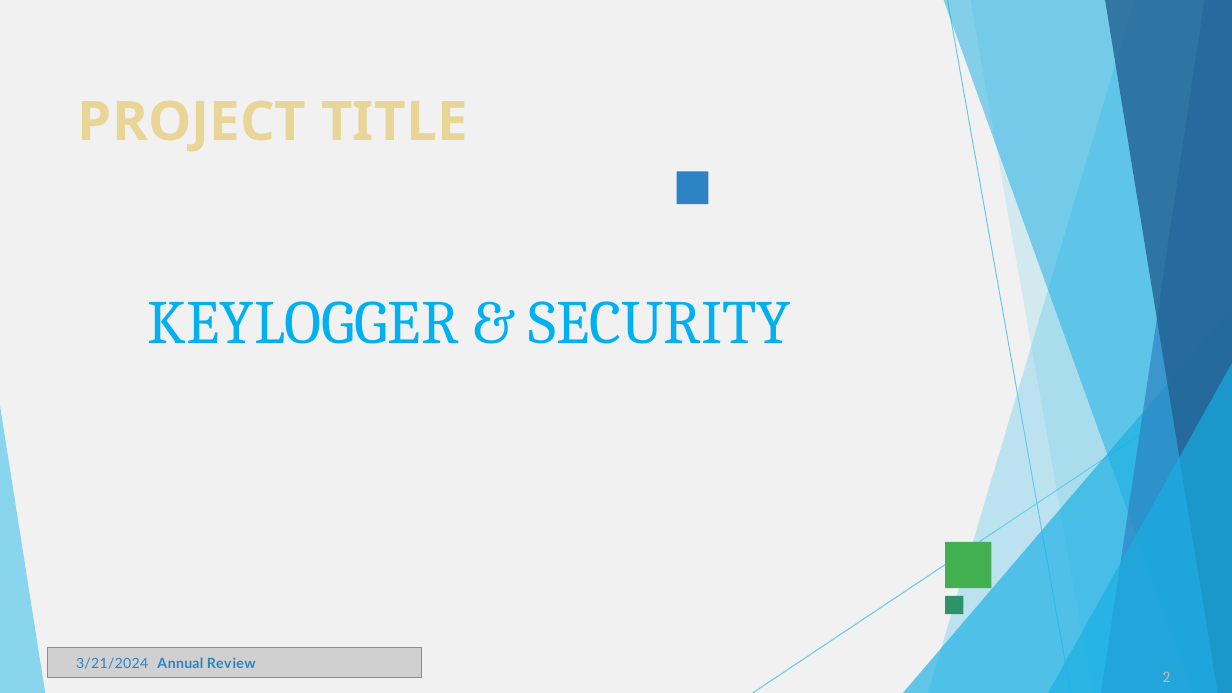
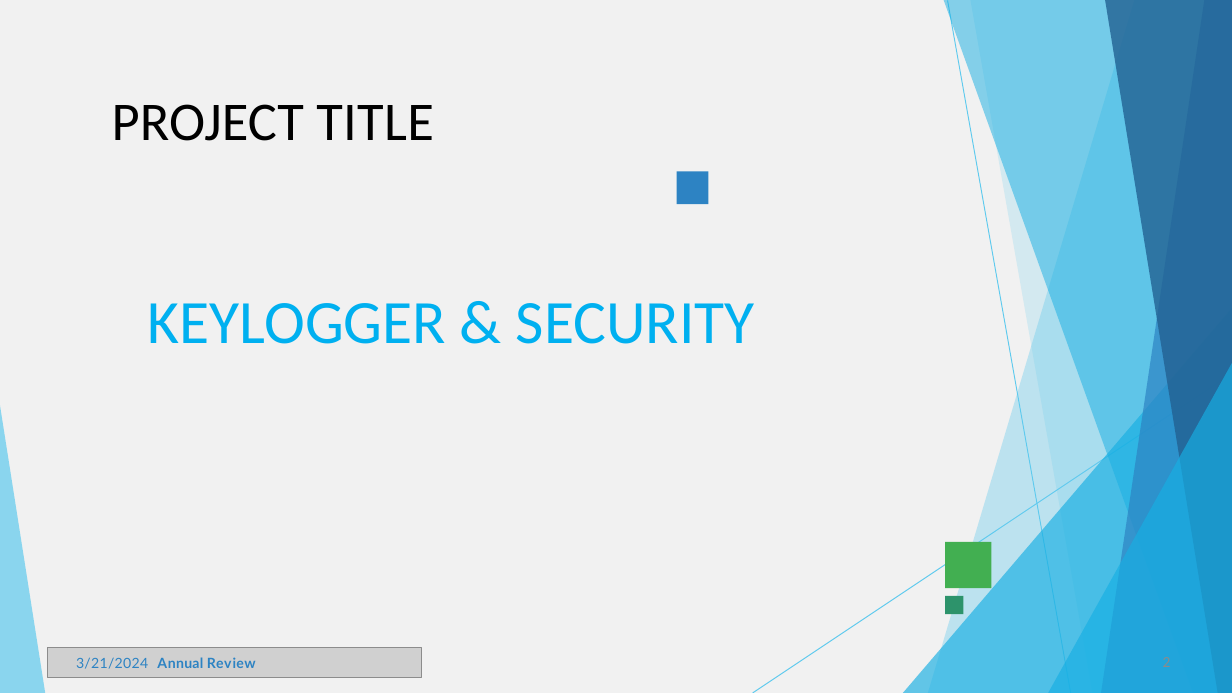
Before and after one commit to madeenavali/keyloger, a slide deck: slide 2 of Template_Presentation_Students.pptx. Drawn at 1232x693 pixels with LibreOffice and Linux fonts; fonts in the diff are those of the drawing; grey boxes stand for pictures; background and template pictures are left out. Boxes give left, top, right and bottom in pixels: in the first picture for what was removed or moved away, otherwise in the second. Text is boxed around its words. In the diff, an @@ line names an element or a change of style, - is before the commit and + after.

```diff
--- a/Template_Presentation_Students.pptx
+++ b/Template_Presentation_Students.pptx
@@ background picture (left out) to #FFFFFF @@
@@ title "PROJECT TITLE" at (112, 104, 433, 141): font Noto Sans to Calibri, text colour gradient #EAD696 to #E7D081 to #000000, bold off @@
@@ text "KEYLOGGER & SECURITY" at (148, 303, 755, 344): font Cambria to Calibri @@
@@ page number removed at (1163, 671, 1170, 682) @@
-2
```
Also in this commit, not shown: 10 other slides changed.
